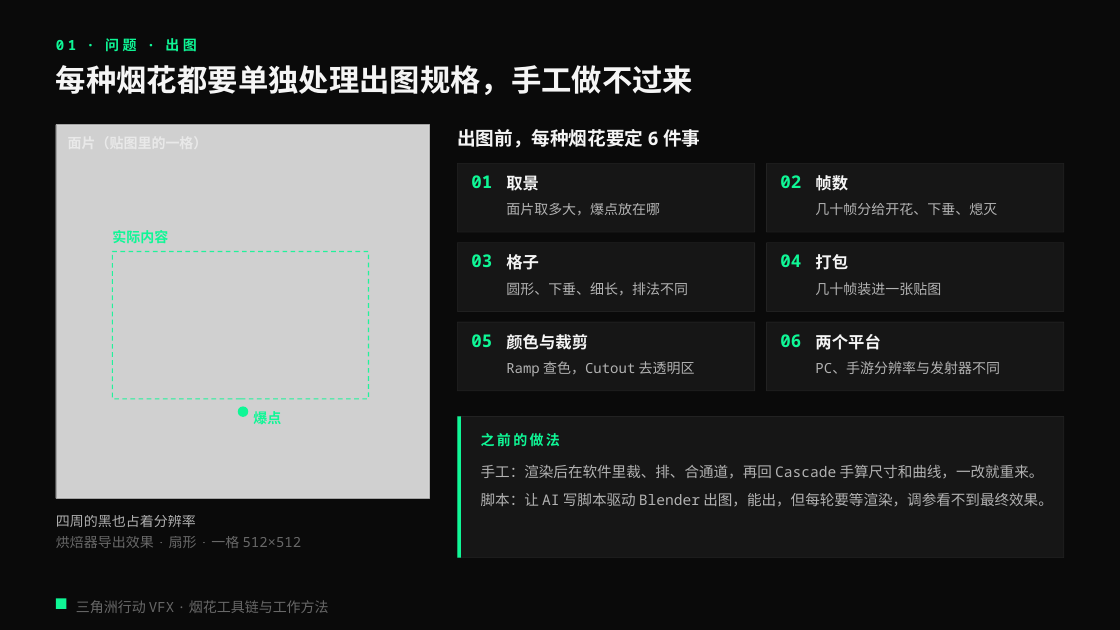
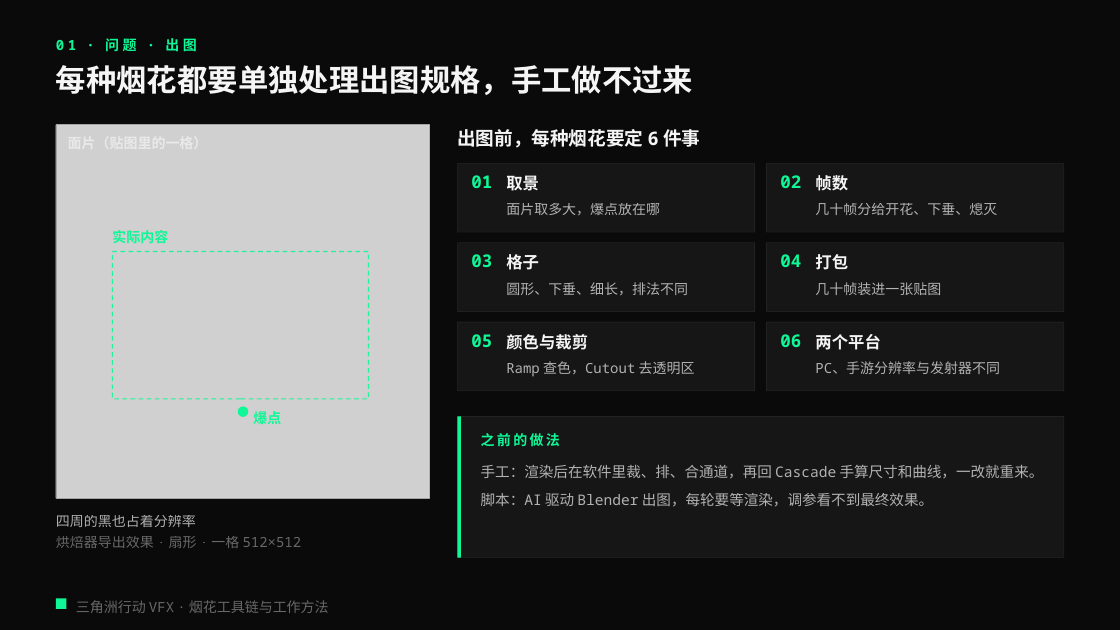
Before and after one commit to loccmaiii-lang/FireWorksLab, a slide deck: slide 3 of 协作/提示词/分享PPT交接_2026-10-29/第三版交付/烟花秀AI全流程_第三版.pptx. Drawn at 1120x630 pixels with LibreOffice and Linux fonts; fonts in the diff are those of the drawing; grey boxes stand for pictures. Boxes give left, top, right and bottom in pixels: in the first picture for what was removed or moved away, otherwise in the second. Text is boxed around its words. In the diff, an @@ line names an element or a change of style, - is before the commit and + after.

```diff
--- a/协作/提示词/分享PPT交接_2026-10-29/第三版交付/烟花秀AI全流程_第三版.pptx
+++ b/协作/提示词/分享PPT交接_2026-10-29/第三版交付/烟花秀AI全流程_第三版.pptx
@@ text at (481, 493, 933, 507): text changed @@
-脚本：让 AI 写脚本驱动 Blender 出图，能出，但每轮要等渲染，调参看不到最终效果。
+脚本：AI 驱动 Blender 出图，每轮要等渲染，调参看不到最终效果。
```
Also in this commit, not shown: 10 other slides changed, 11 other files.
